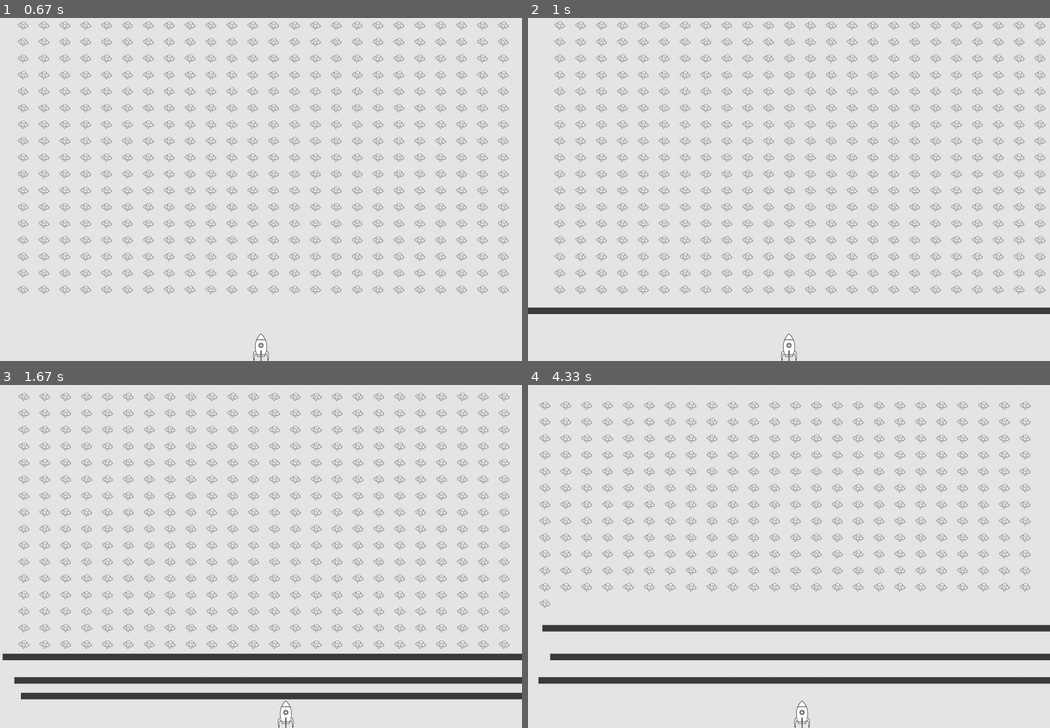
Above: before the commit, frames 1-4 (two rows, left to right).
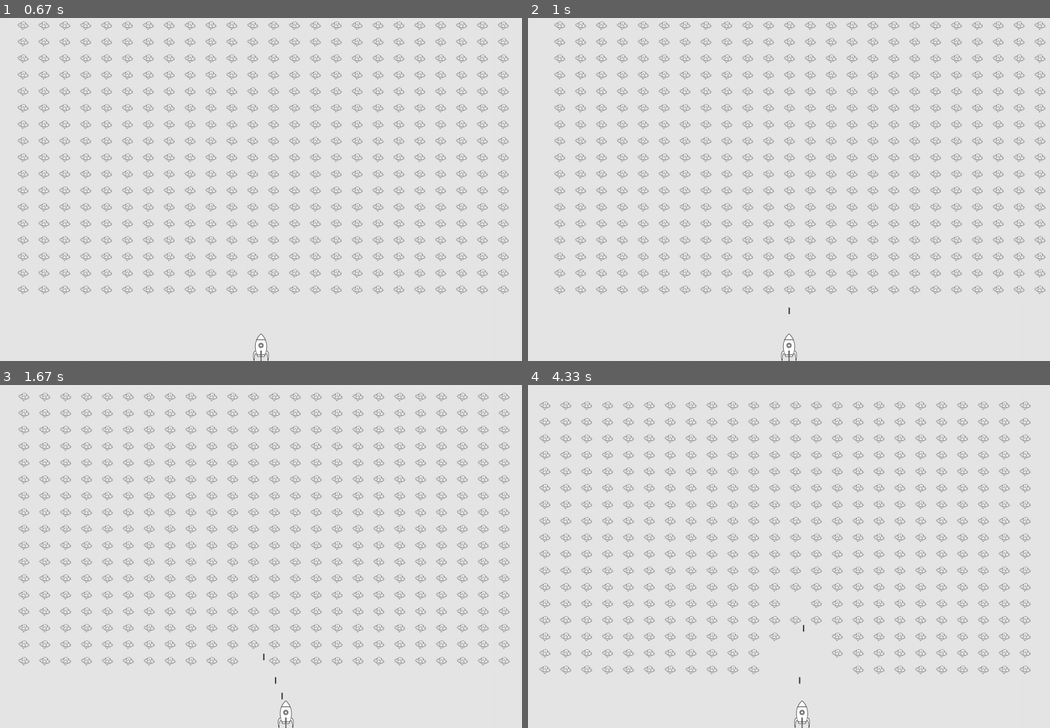
Above: after the commit, the same moments.

Repository: Hugohui/pygame_alien_invasion
Game: pygame game, started from alien_invasion.py
Two runs of this game, one before a commit and one after it. Both use one fixed random seed, a clock stepped at 60 frames per second and the inputs below.
Inputs:
- Up to frame 1 (0.67 s): click "Play" at 0.38 s
- Up to frame 2 (1 s): tap Space at 0.67 s
- Up to frame 3 (1.67 s): hold Right 1-1.47 s; tap Space at 1.07, 1.37, 1.57 s; hold Right from 1.5 s (still down)
- Up to frame 4 (4.33 s): tap Space at 1.87, 2.07, 2.37, 2.63, 2.93, 3.07, 3.37, 3.73, 4.03, 4.23 s; release Right at 1.97 s; hold Left 2-2.53 s; hold Left 2.57-2.97 s; hold Right 3-3.63 s; hold Left 3.67-4.13 s; hold Right from 4.17 s (still down)

Frame 1 is identical in both runs. In frame 2, 2.0% of the frame differs, in the area x 0-100%, y 84-87%; in frame 3, 6.2%; in frame 4, 7.8%, in the area x 2-100%, y 62-88%.

Commit message:
play bullet

Diff:
--- a/settings.py
+++ b/settings.py
@@ -13,7 +13,7 @@
 
         # 子弹设置
         self.bullet_speed_factor = 3
-        self.bullet_wihth = 1200
+        self.bullet_wihth = 3
         self.bullet_height = 15
         self.bullet_color = 60, 60, 60
         self.bullets_allowed = 3
